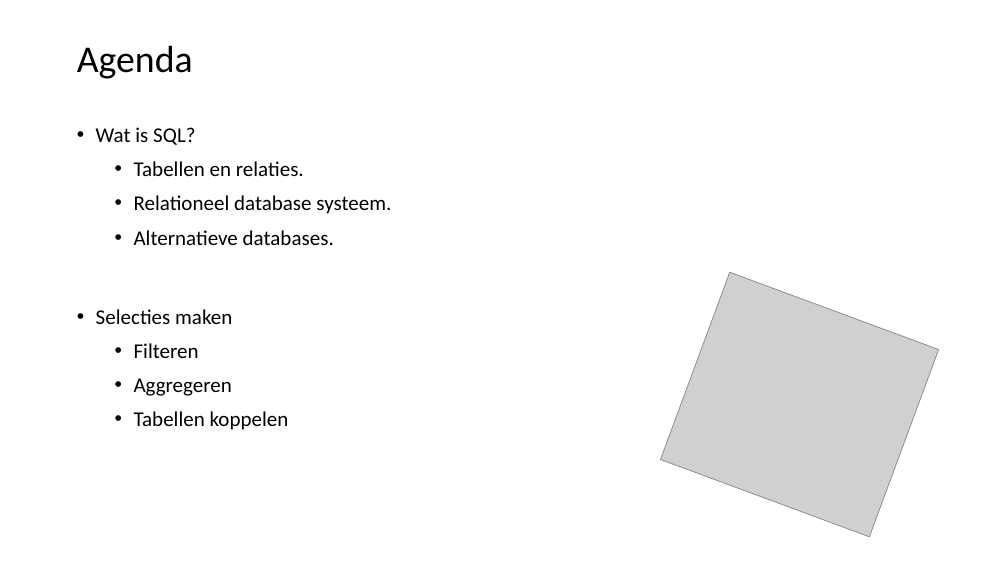
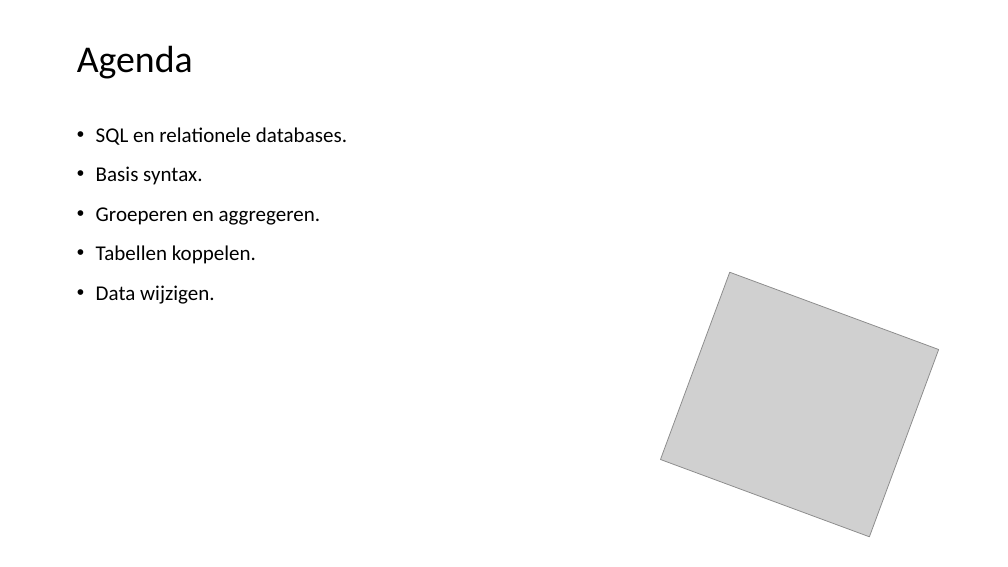
Before and after one commit to LFKoning/knowledge-sharing, a slide deck: slide 3 of sql_course/1_basics/1_basics.pptx. Drawn at 1008x567 pixels with LibreOffice and Linux fonts; fonts in the diff are those of the drawing; grey boxes stand for pictures. Boxes give left, top, right and bottom in pixels: in the first picture for what was removed or moved away, otherwise in the second. Text is boxed around its words. In the diff, an @@ line names an element or a change of style, - is before the commit and + after.

```diff
--- a/sql_course/1_basics/1_basics.pptx
+++ b/sql_course/1_basics/1_basics.pptx
@@ text at <box>96,127,347,304</box>: text changed @@
-• Wat is SQL?
-  • Tabellen en relaties.
-  • Relationeel database systeem.
-  • Alternatieve databases.
-• Selecties maken
-  • Filteren
-  • Aggregeren
-  • Tabellen koppelen
+• SQL en relationele databases.
+• Basis syntax.
+• Groeperen en aggregeren.
+• Tabellen koppelen.
+• Data wijzigen.
```
Also in this commit, not shown: 11 other slides changed, 1 slide added, 1 other file.
